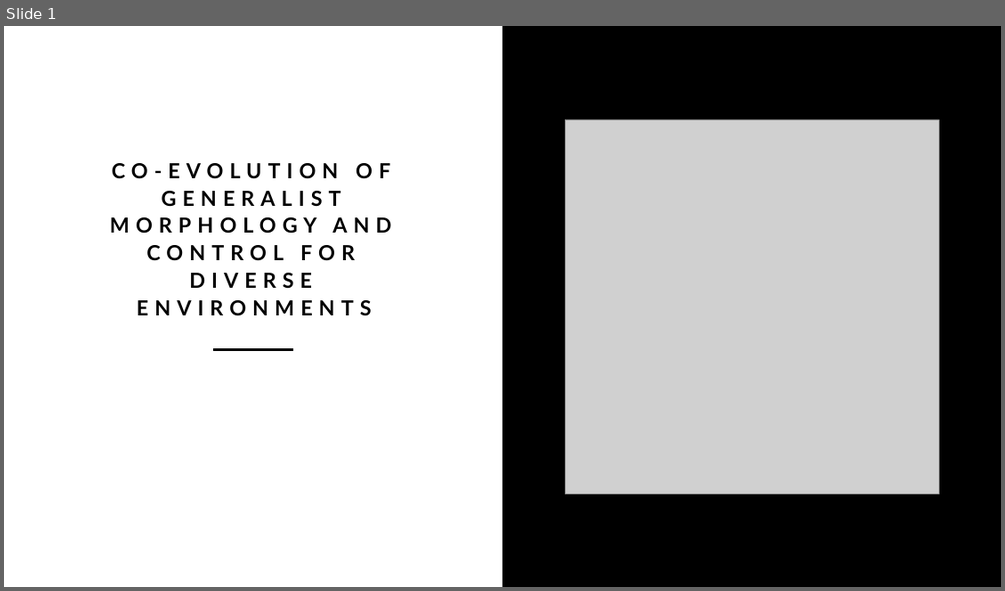
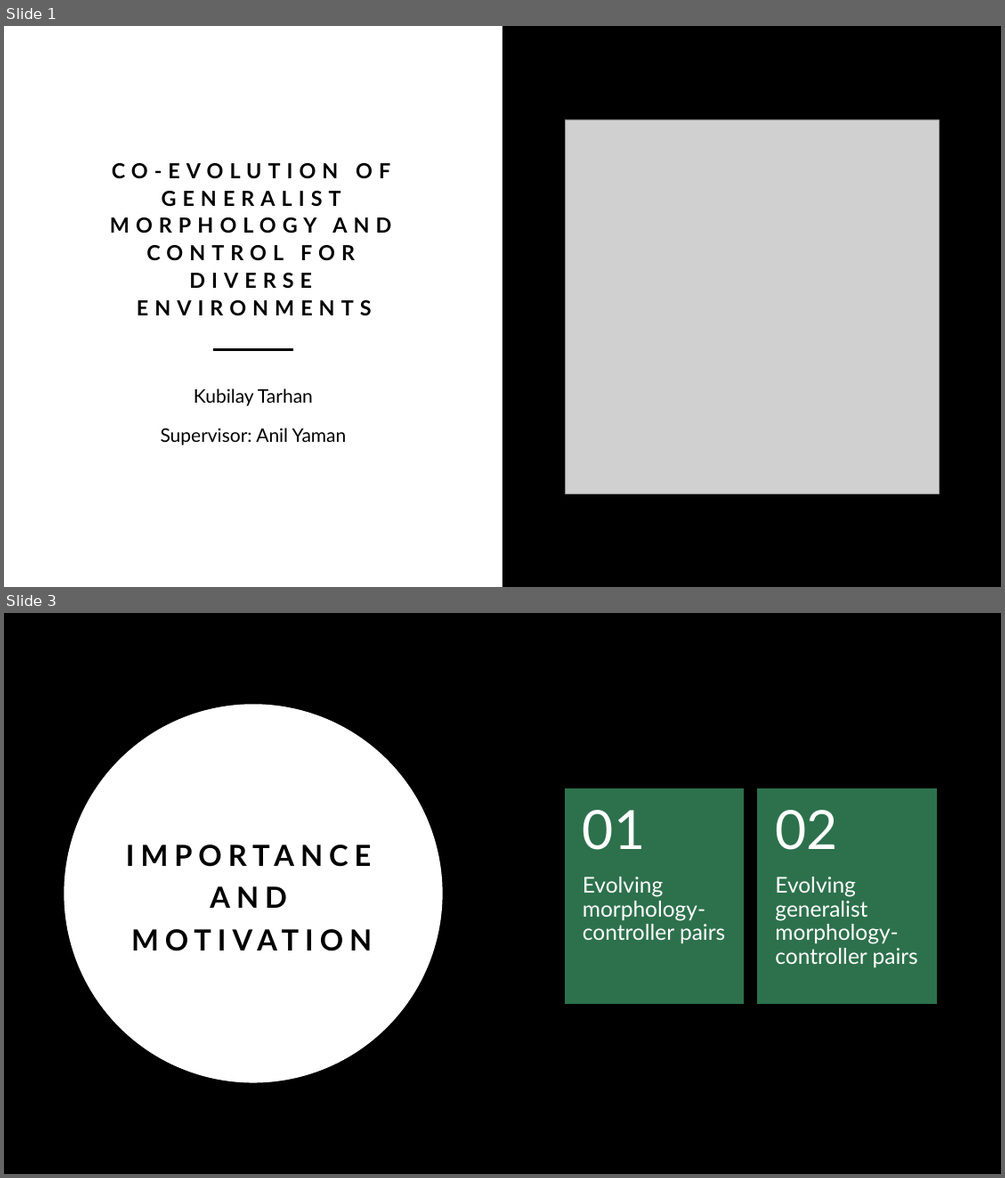
Before and after one commit to TarhanTech/evolving_generalists_morphology_and_controller, a slide deck: thesis_presentation.pptx. Shown one above the other, each under a label of ours: slide 1 before the commit, slides 1 and 3 after it; the slides between them are not shown. The pictures are 1005x591 and 1005x1178 pixels, drawn with LibreOffice and Linux fonts; fonts in the diff are those of the drawing; grey boxes stand for pictures. Boxes give left, top, right and bottom in pixels: in the first picture for what was removed or moved away, otherwise in the second. Text is boxed around its words. In the diff, an @@ line names an element or a change of style, - is before the commit and + after.

```diff
--- a/thesis_presentation.pptx
+++ b/thesis_presentation.pptx
@@ slide 3 added at (4, 613, 1001, 1174), background #000000 @@
@@ ellipse added at (64, 705, 442, 1083), fill #FFFFFF @@
@@ group added at (565, 788, 937, 1003): 4 texts, 2 rectangles @@
+Evolving morphology-controller pairs
+01
+Evolving generalist morphology-controller pairs
+02
@@ title added at (210, 886, 287, 908), 28 pt, text #000000, bold @@
+IMPORTANCE AND MOTIVATION
@@ slide 1 changed as well @@
@@ subtitle added at (161, 388, 347, 445), 18 pt, text #000000 @@
+Kubilay Tarhan
+Supervisor: Anil Yaman
```
Also in this commit, not shown: 3 other slides added, 18 other files.
